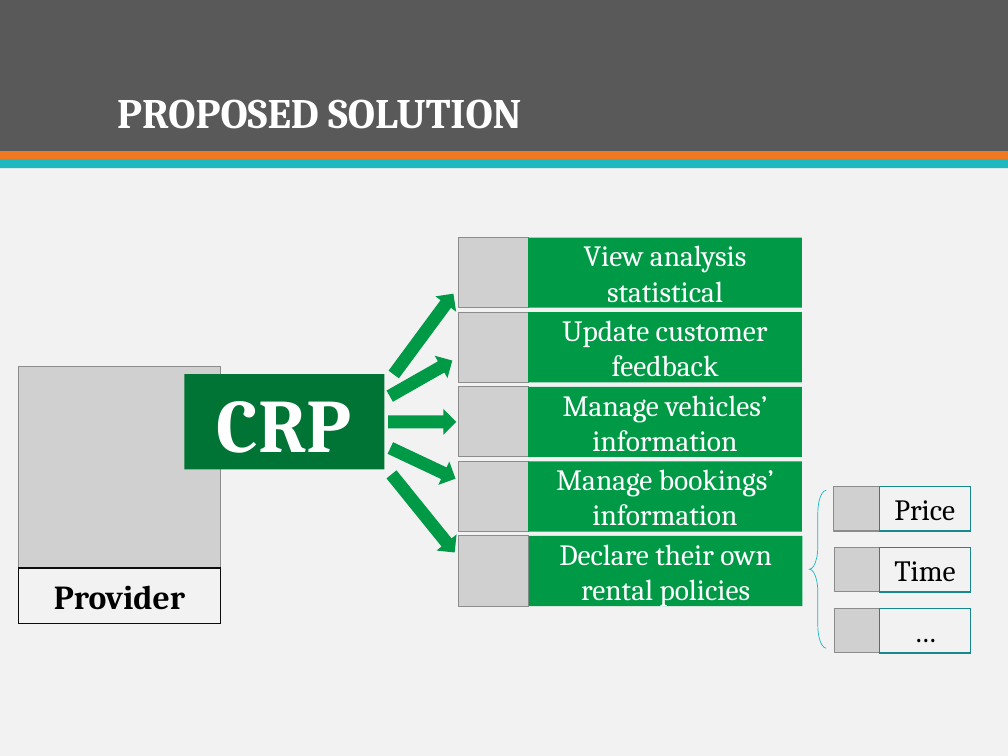
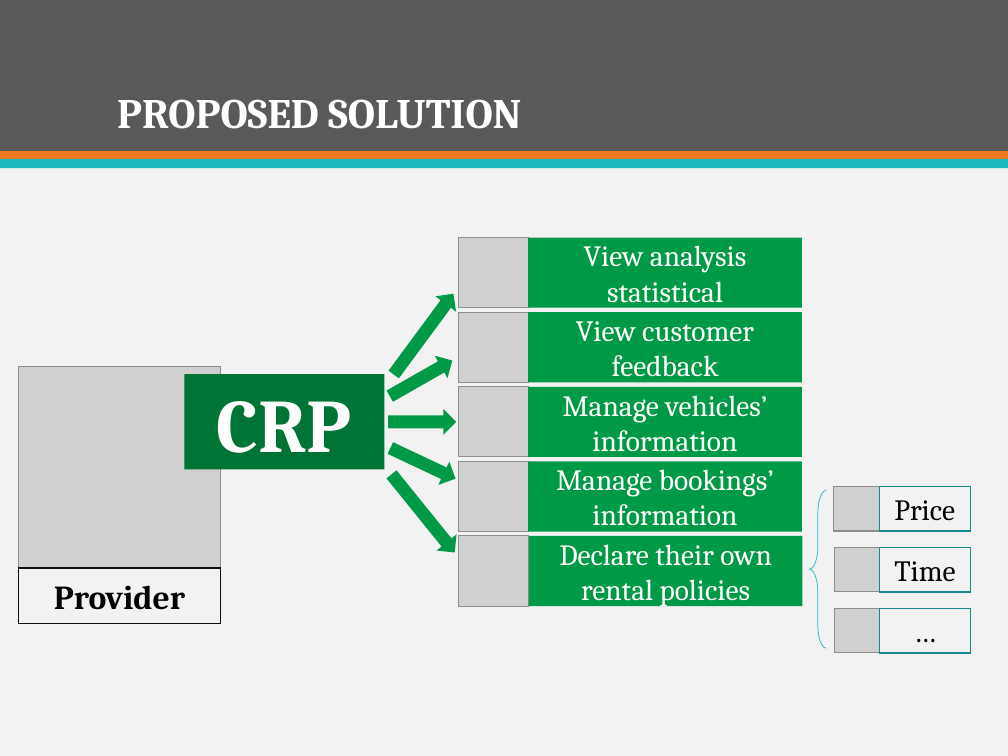
Before and after one commit to firzgard/CarRentalPortal, a slide deck: slide 14 of slide/CAR RENTAL PORTAL-Official.pptx (slide 21 before the commit). Drawn at 1008x756 pixels with LibreOffice and Linux fonts; fonts in the diff are those of the drawing; grey boxes stand for pictures. Boxes give left, top, right and bottom in pixels: in the first picture for what was removed or moved away, otherwise in the second. Text is boxed around its words. In the diff, an @@ line names an element or a change of style, - is before the commit and + after.

```diff
--- a/slide/CAR RENTAL PORTAL-Official.pptx
+++ b/slide/CAR RENTAL PORTAL-Official.pptx
@@ text in rectangle at (x1=576, y1=321, x2=754, y2=383): text changed @@
-Update customer feedback
+View customer feedback
```
Also in this commit, not shown: 26 other slides changed, 7 slides removed.
